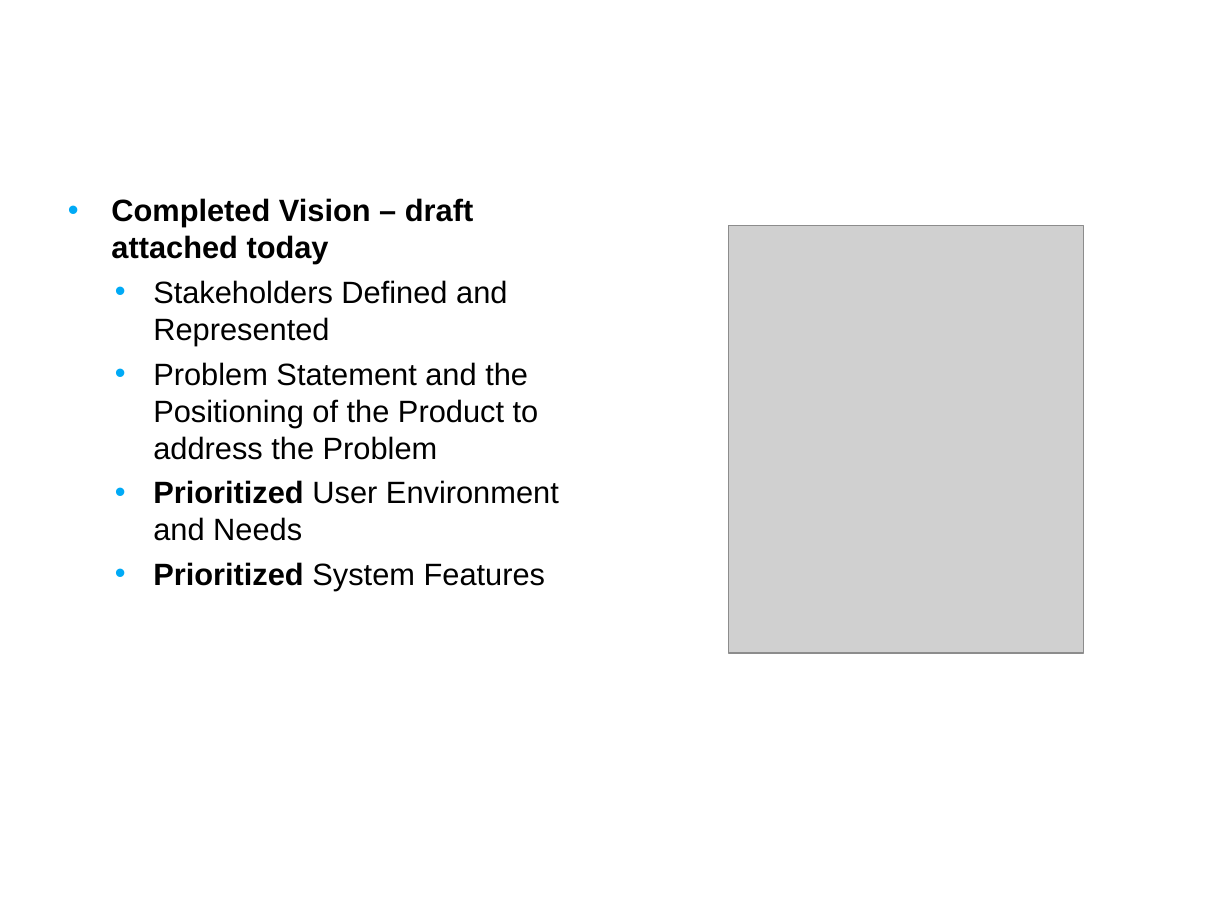
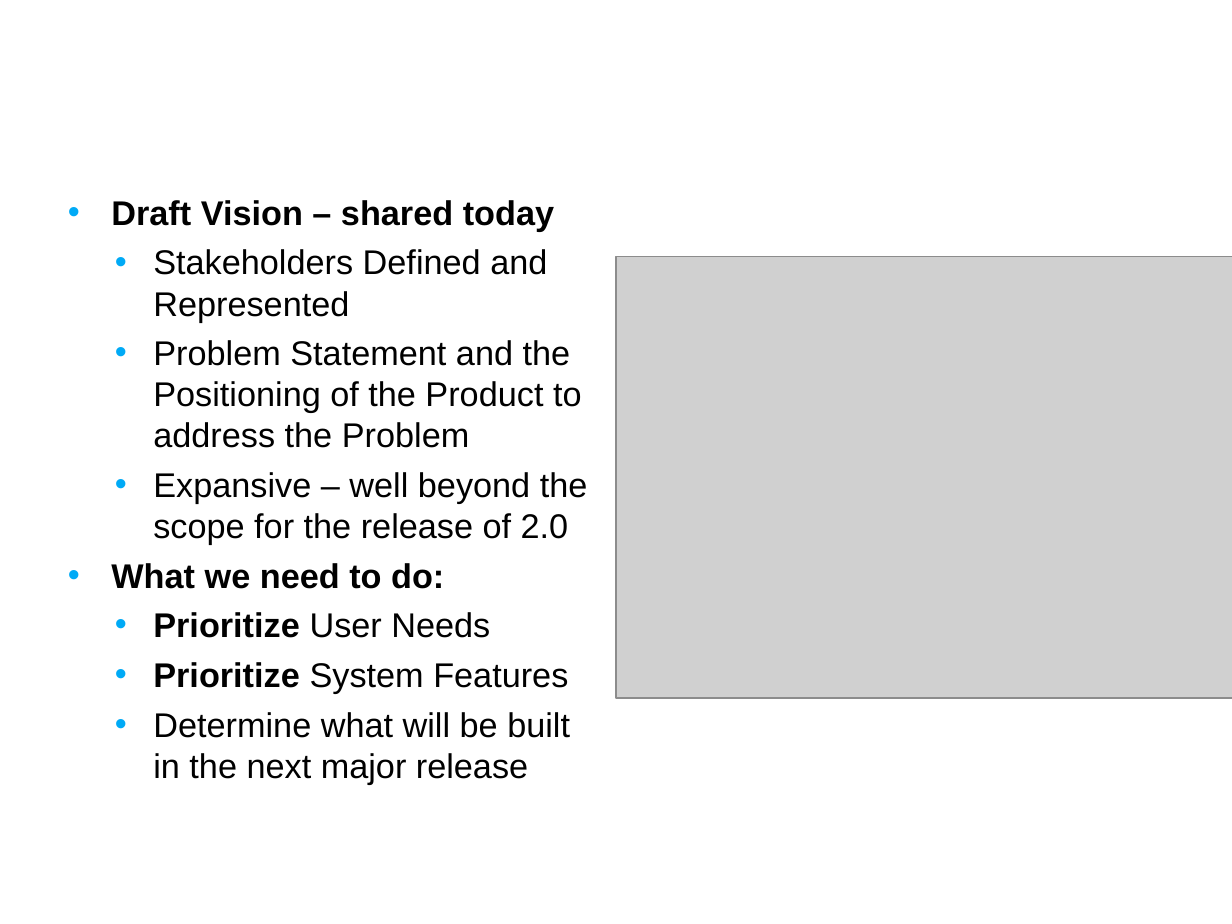
Before and after one commit to NCIP/caarray-docs, a slide deck: slide 8 of project_management/open_meetings/caArray User Community Meeting May 9.ppt (slide 6 before the commit). Drawn at 1232x924 pixels with LibreOffice and Linux fonts; fonts in the diff are those of the drawing; grey boxes stand for pictures; background and template pictures are left out. Boxes give left, top, right and bottom in pixels: in the first picture for what was removed or moved away, otherwise in the second. Text is boxed around its words. In the diff, an @@ line names an element or a change of style, - is before the commit and + after.

```diff
--- a/project_management/open_meetings/caArray User Community Meeting May 9.ppt
+++ b/project_management/open_meetings/caArray User Community Meeting May 9.ppt
@@ text at [111,200,554,231]: text changed; size 18 to 20 pt @@
-• Completed Vision – draft attached today
+• Draft Vision – shared today
@@ text at [153,249,582,448]: size 18 to 20 pt in "Stakeholders Defined and Represented", "Problem Statement and the Positioning of the ..." @@
@@ picture: place and size @@
-picture at [729,225,1084,653]
+picture at [616,256,1232,697]
@@ text at [111,472,588,784]: text changed; size 18 to 20 pt @@
-  • Prioritized User Environment and Needs
-  • Prioritized System Features
+  • Expansive – well beyond the scope for the release of 2.0
+• What we need to do:
+  • Prioritize User Needs
+  • Prioritize System Features
+  • Determine what will be built in the next major release
```
Also in this commit, not shown: 9 other slides changed, 12 slides added, 2 slides removed.
